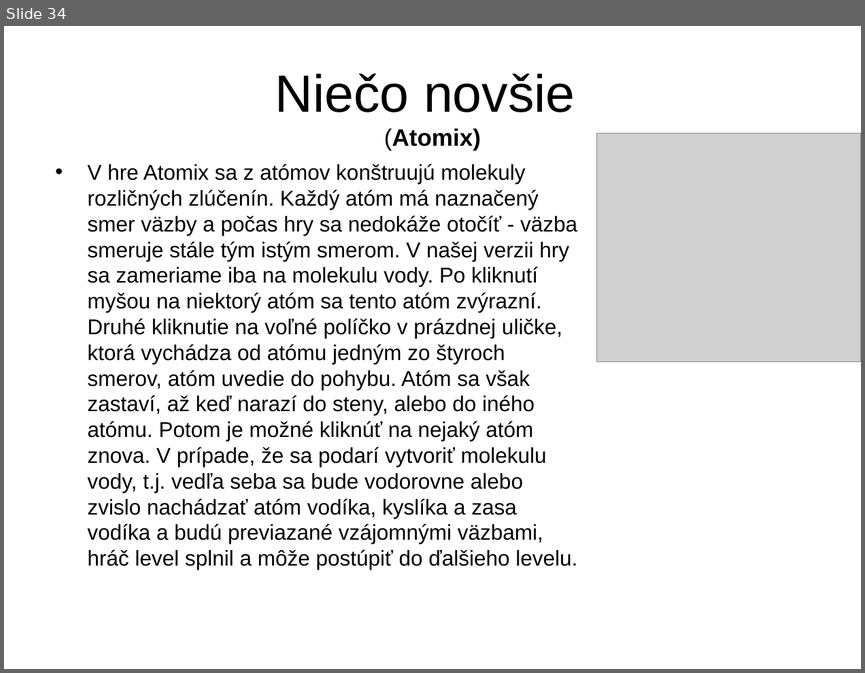
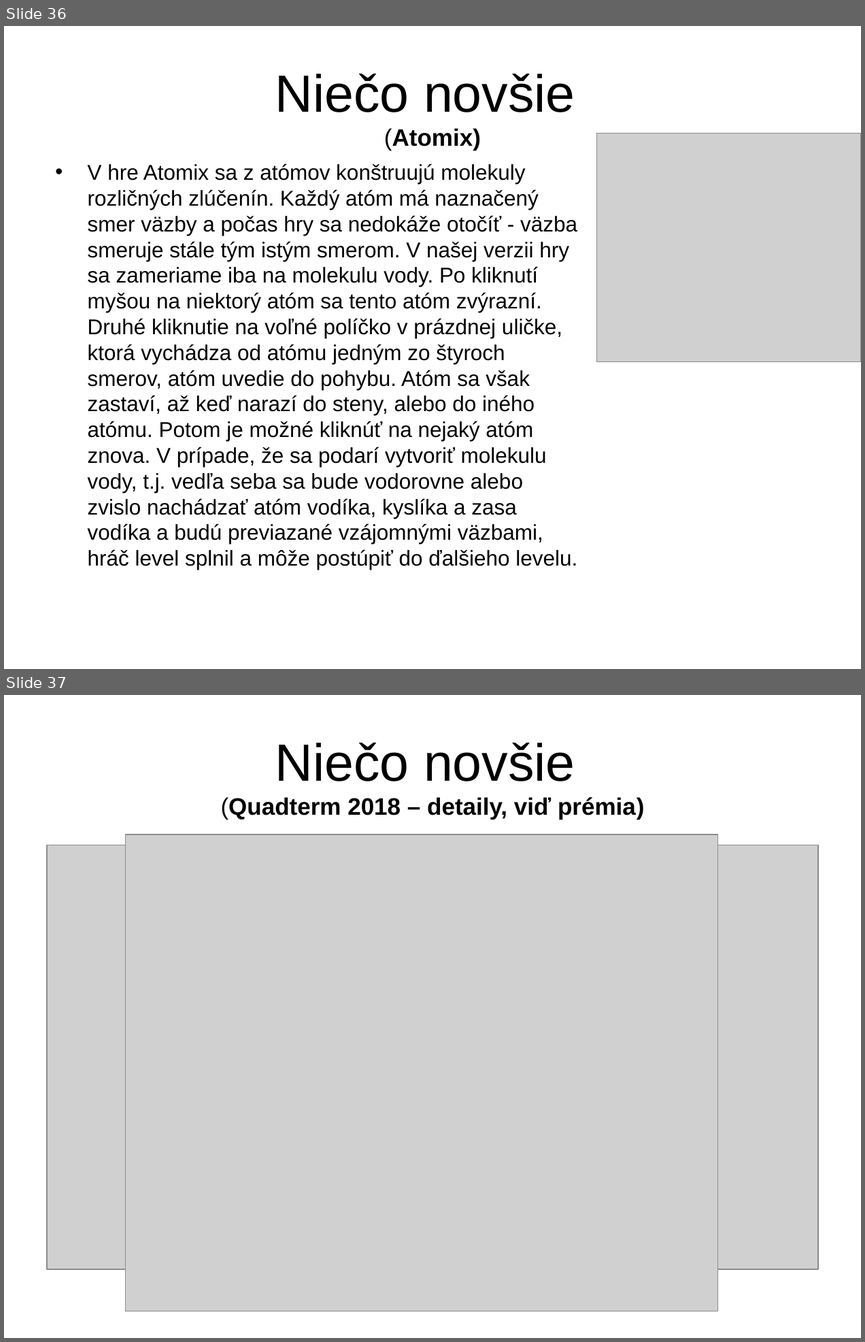
Before and after one commit to Programovanie4/Prednasky, a slide deck: 12/12_java.ppt. Shown one above the other, each under a label of ours: slide 34 before the commit, slides 36 and 37 after it. The pictures are 865x673 and 865x1342 pixels, drawn with LibreOffice and Linux fonts; fonts in the diff are those of the drawing; grey boxes stand for pictures. Boxes give left, top, right and bottom in pixels: in the first picture for what was removed or moved away, otherwise in the second. Text is boxed around its words. In the diff, an @@ line names an element or a change of style, - is before the commit and + after.

```diff
--- a/12/12_java.ppt
+++ b/12/12_java.ppt
@@ slide 37 added at (4,695,861,1338), background #FFFFFF @@
@@ title added at (221,743,644,819), 20 pt, text #000000, bold @@
+Niečo novšie
+(Quadterm 2018 – detaily, viď prémia)
@@ picture added at (126,834,718,1311) @@
@@ picture added at (47,845,818,1269) @@
@@ what was slide 34 is now slide 36 @@
```
Also in this commit, not shown: 4 slides changed, 2 other slides added, 1 other file.
